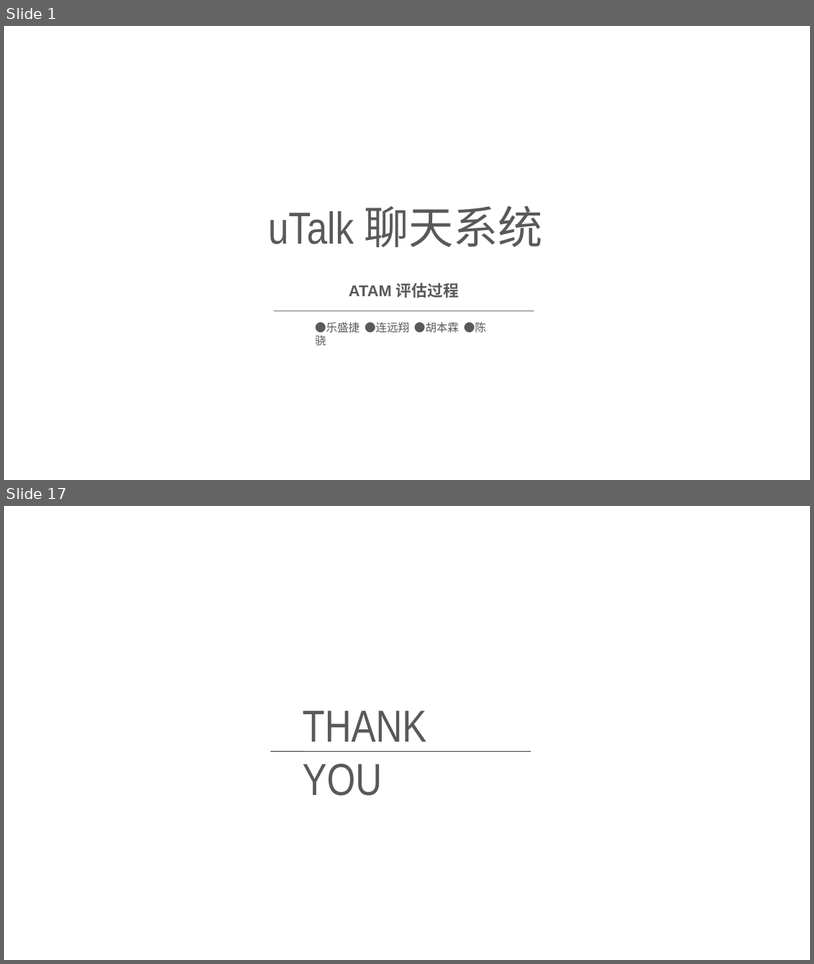
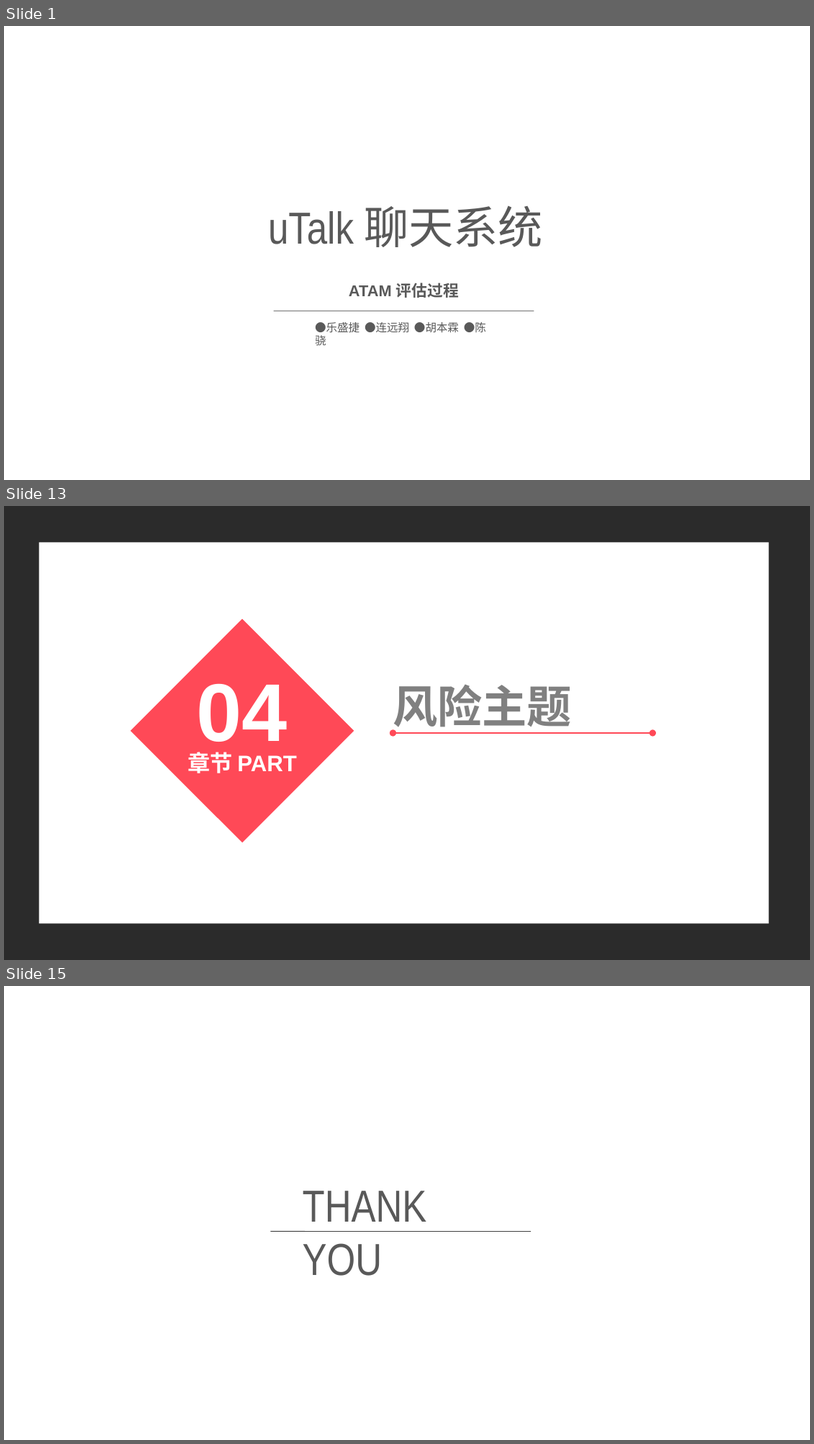
Before and after one commit to Almarduke/ArchitectureBigHomework, a slide deck: PPT/ATAM演示.pptx. Shown one above the other, each under a label of ours: slides 1 and 17 before the commit, slides 1, 13 and 15 after it; the slides between them are not shown. The pictures are 814x964 and 814x1444 pixels, drawn with LibreOffice and Linux fonts; fonts in the diff are those of the drawing; background and template pictures are left out; a plain dark background stands for a picture behind light text. Boxes give left, top, right and bottom in pixels: in the first picture for what was removed or moved away, otherwise in the second. Text is boxed around its words. In the diff, an @@ line names an element or a change of style, - is before the commit and + after.

```diff
--- a/PPT/ATAM演示.pptx
+++ b/PPT/ATAM演示.pptx
@@ slide 13 added at bbox=[4, 506, 810, 960], background picture (left out) @@
@@ rectangle added at bbox=[39, 542, 769, 923], fill #FFFFFF @@
@@ freeform shape added at bbox=[131, 619, 354, 842], fill #FF4957 @@
@@ text added at bbox=[197, 683, 288, 756], 73 pt, text #FFFFFF, bold @@
+04
@@ text added at bbox=[393, 685, 572, 734], 40 pt, text #808080, bold @@
+风险主题
@@ double arrow added from (394, 733) to (653, 733), #FF4957 1 pt @@
@@ text added at bbox=[188, 752, 296, 773], 20 pt, text #FFFFFF, bold @@
+章节 PART
@@ what was slide 17 is now slide 15 @@
```
Also in this commit, not shown: 5 slides changed, 7 other slides added, 27 slides removed, 1 other file.
